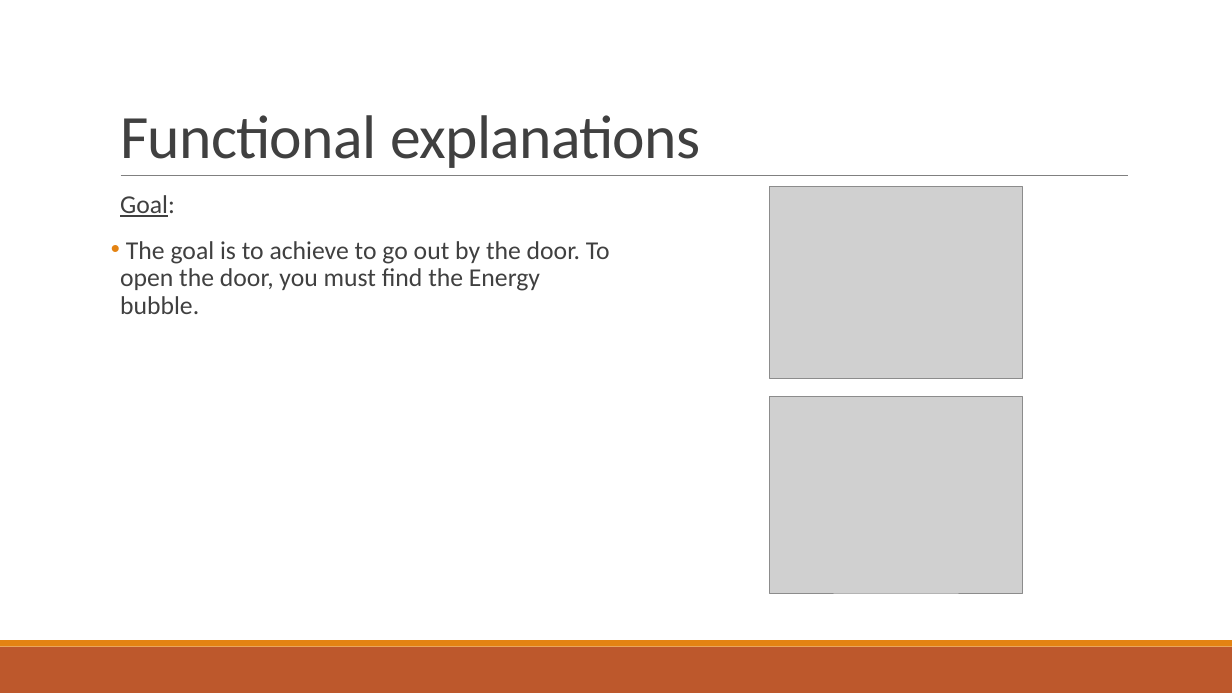
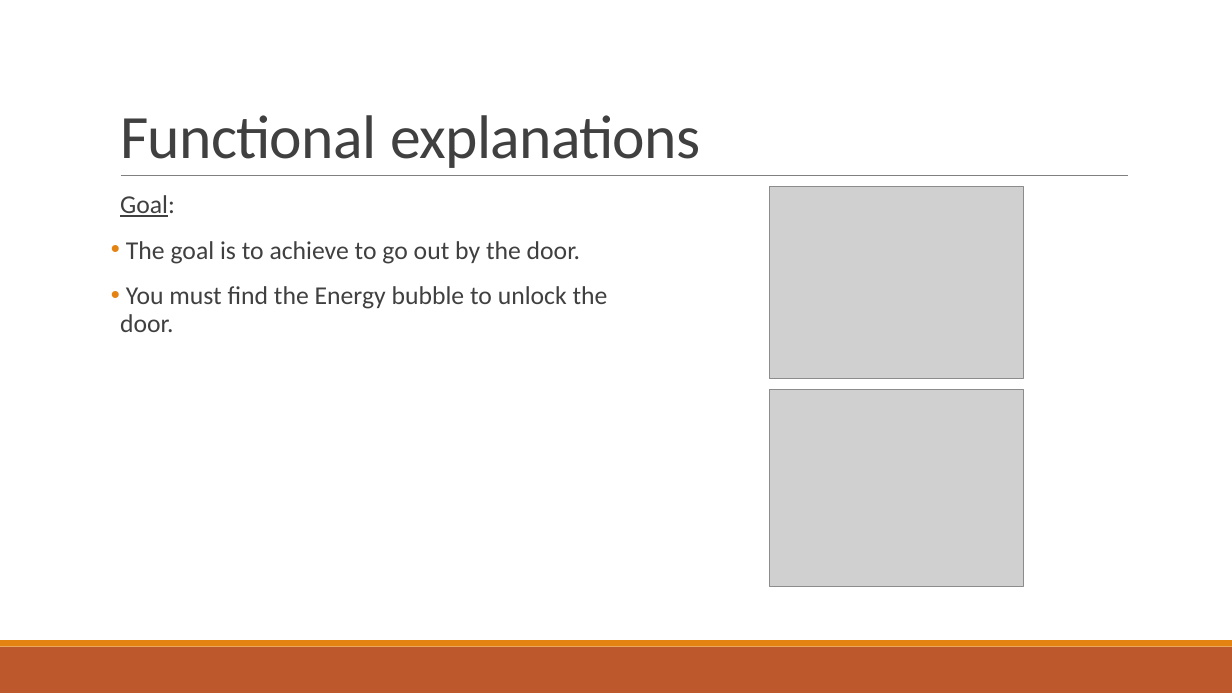
Before and after one commit to Studisys/Lorann-Java-Project----Exia-CESI-A1, a slide deck: slide 9 of Deliverables/Lorann - PowerPoint.pptx (slide 7 before the commit). Drawn at 1232x693 pixels with LibreOffice and Linux fonts; fonts in the diff are those of the drawing; grey boxes stand for pictures. Boxes give left, top, right and bottom in pixels: in the first picture for what was removed or moved away, otherwise in the second. Text is boxed around its words. In the diff, an @@ line names an element or a change of style, - is before the commit and + after.

```diff
--- a/Deliverables/Lorann - PowerPoint.pptx
+++ b/Deliverables/Lorann - PowerPoint.pptx
@@ text at box(120, 241, 608, 332): text changed @@
-• The goal is to achieve to go out by the door. To open the door, you must find the Energy bubble.
+• The goal is to achieve to go out by the door.
+• You must find the Energy bubble to unlock the door.
@@ picture: place and size @@
-picture at box(770, 396, 1023, 593)
+picture at box(770, 389, 1024, 586)
```
Also in this commit, not shown: 4 other slides changed, 4 slides added, 2 slides removed, 1 other file.
